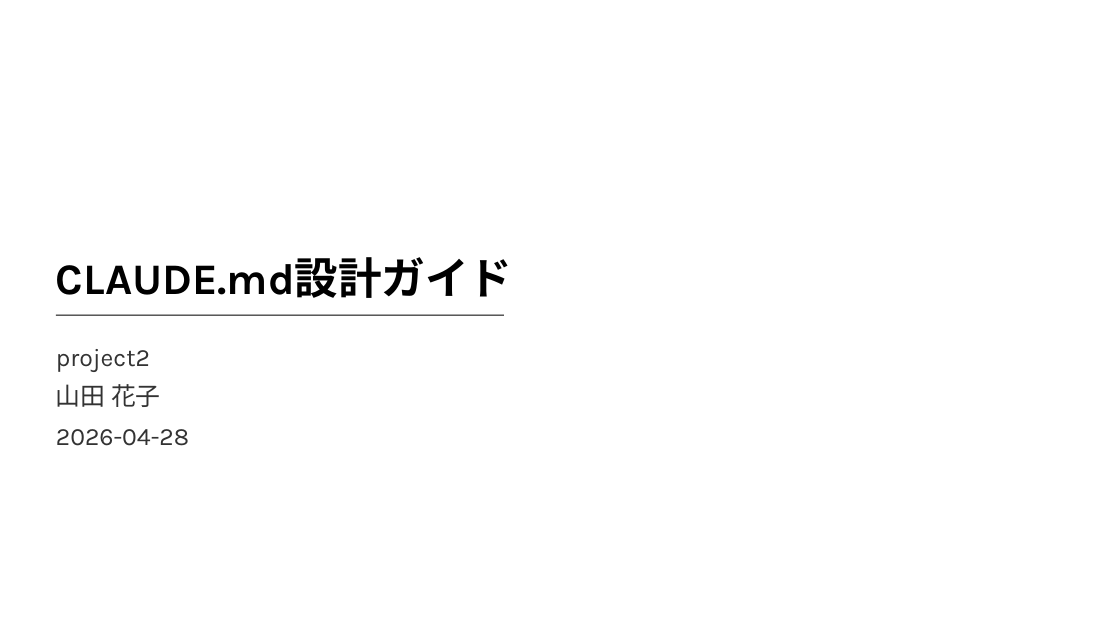
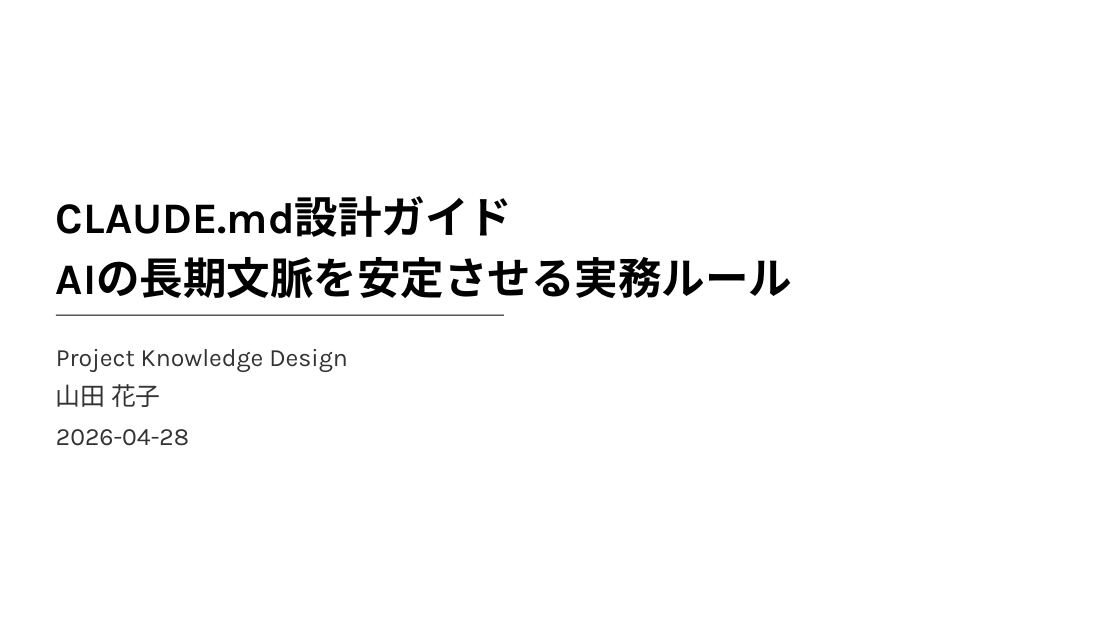
Before and after one commit to takuya109048/html2pptx, a slide deck: slide 1 of sample_source_deck.pptx. Drawn at 1120x630 pixels with LibreOffice and Linux fonts; fonts in the diff are those of the drawing; background and template pictures are left out. Boxes give left, top, right and bottom in pixels: in the first picture for what was removed or moved away, otherwise in the second. Text is boxed around its words. In the diff, an @@ line names an element or a change of style, - is before the commit and + after.

```diff
--- a/sample_source_deck.pptx
+++ b/sample_source_deck.pptx
@@ text at bbox=[56, 257, 792, 298]: paragraph added @@
+AIの長期文脈を安定させる実務ルール
@@ text at bbox=[56, 349, 348, 372]: text changed @@
-project2
+Project Knowledge Design
```
Also in this commit, not shown: 5 other slides changed, 5 slides added, 3 slides removed, 10 other files.
